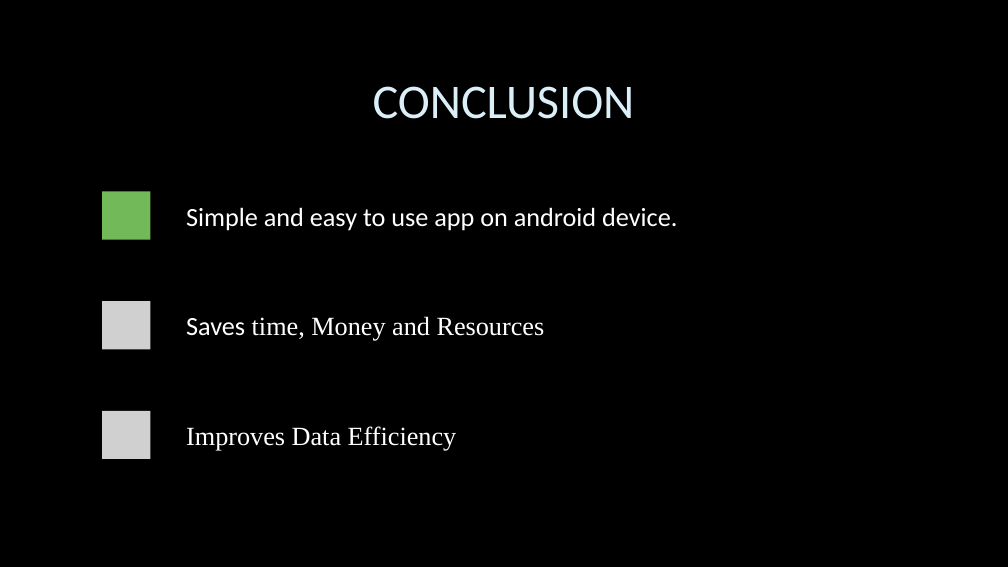
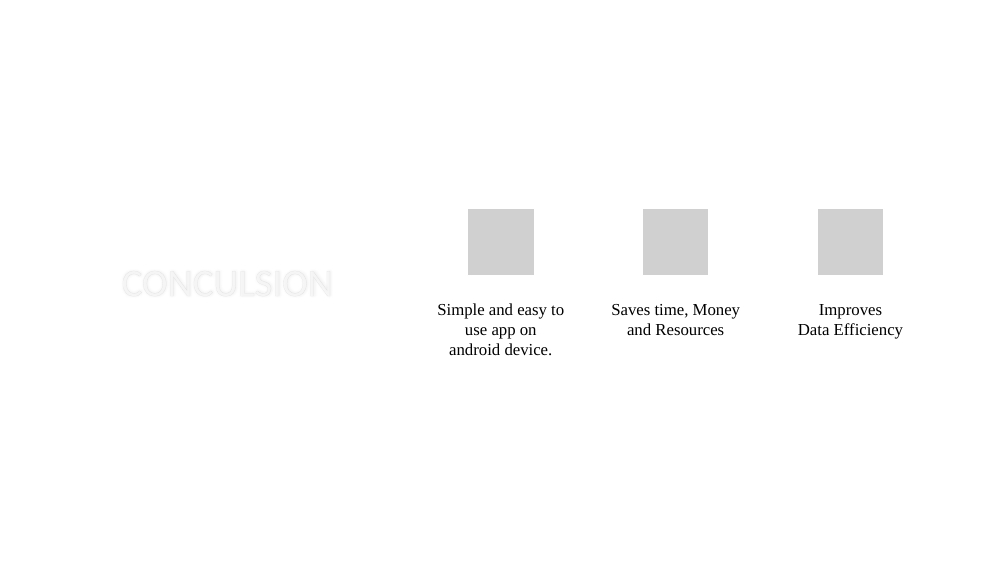
Before and after one commit to GDSC-IU/Cheque-Scanner, a slide deck: slide 9 of presentation/Cheque Scanner.pptx (slide 8 before the commit). Drawn at 1008x567 pixels with LibreOffice and Linux fonts; fonts in the diff are those of the drawing; grey boxes stand for pictures; background and template pictures are left out. Boxes give left, top, right and bottom in pixels: in the first picture for what was removed or moved away, otherwise in the second. Text is boxed around its words. In the diff, an @@ line names an element or a change of style, - is before the commit and + after.

```diff
--- a/presentation/Cheque Scanner.pptx
+++ b/presentation/Cheque Scanner.pptx
@@ background picture (left out) to #FFFFFF @@
@@ title added at (x1=57, y1=89, x2=340, y2=478), 37 pt, text #FFFFFF @@
+CONCULSION
@@ title removed at (x1=373, y1=86, x2=635, y2=119) @@
-CONCLUSION
@@ picture resized from (x1=102, y1=301, x2=150, y2=349) to (x1=467, y1=209, x2=535, y2=276) @@
@@ picture added at (x1=643, y1=209, x2=710, y2=276) @@
@@ picture added at (x1=817, y1=209, x2=885, y2=276) @@
@@ text "Simple and easy to use ..." moved from (x1=186, y1=207, x2=677, y2=231) to (x1=437, y1=303, x2=564, y2=355) @@
@@ text "Simple and easy to use ..." at (x1=437, y1=303, x2=564, y2=355): size 25 to 16 pt, font Calibri to Times New Roman, text colour #FFFFFF to #000000; alignment left to centre; less space between paragraphs; vertical alignment middle to top @@
@@ text "Saves time, Money and Resources" moved from (x1=186, y1=316, x2=545, y2=341) to (x1=611, y1=304, x2=740, y2=335) @@
@@ text "Saves time, Money and Resources" at (x1=611, y1=304, x2=740, y2=335): size 25 to 16 pt, text colour #FFFFFF to #000000; font Calibri to Times New Roman in "Saves"; alignment left to centre; less space between paragraphs; vertical alignment middle to top @@
@@ text "Improves Data Efficiency" moved from (x1=186, y1=426, x2=457, y2=451) to (x1=798, y1=304, x2=903, y2=339) @@
@@ text "Improves Data Efficiency" at (x1=798, y1=304, x2=903, y2=339): size 25 to 16 pt, text colour #FFFFFF to #000000; alignment left to centre; less space between paragraphs; vertical alignment middle to top @@
@@ group removed at (x1=76, y1=191, x2=932, y2=479): 2 rounded rectangles, 1 rectangle, 1 picture @@
```
